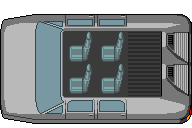
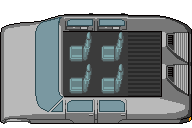
Layer changes from the first 192 x 128 image to the second:
added layer "Pasted Layer #1" above "Pasted Layer" over left=4, top=118, right=32, bottom=124
added layer "3/4" above "orig" over left=0, top=13, right=192, bottom=124
renamed "Pasted Layer" to "orig", hid it over left=0, top=14, right=192, bottom=124
